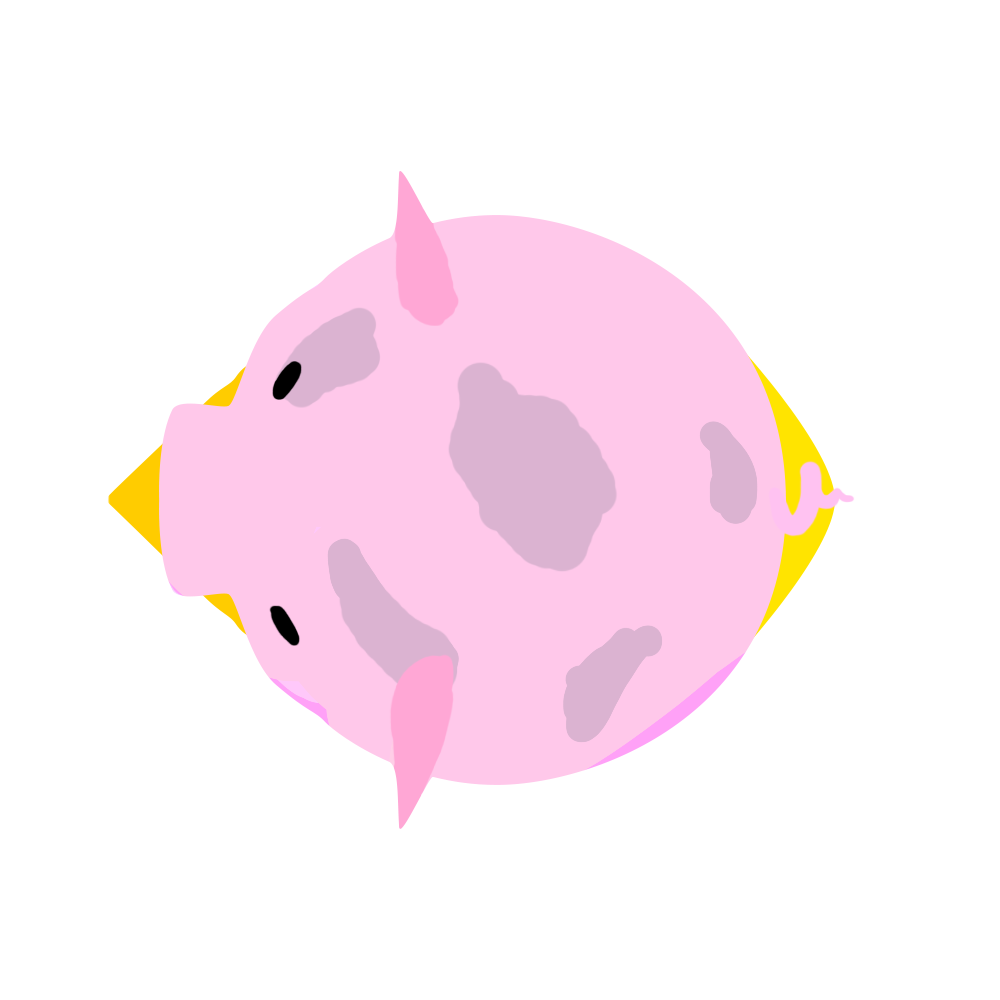
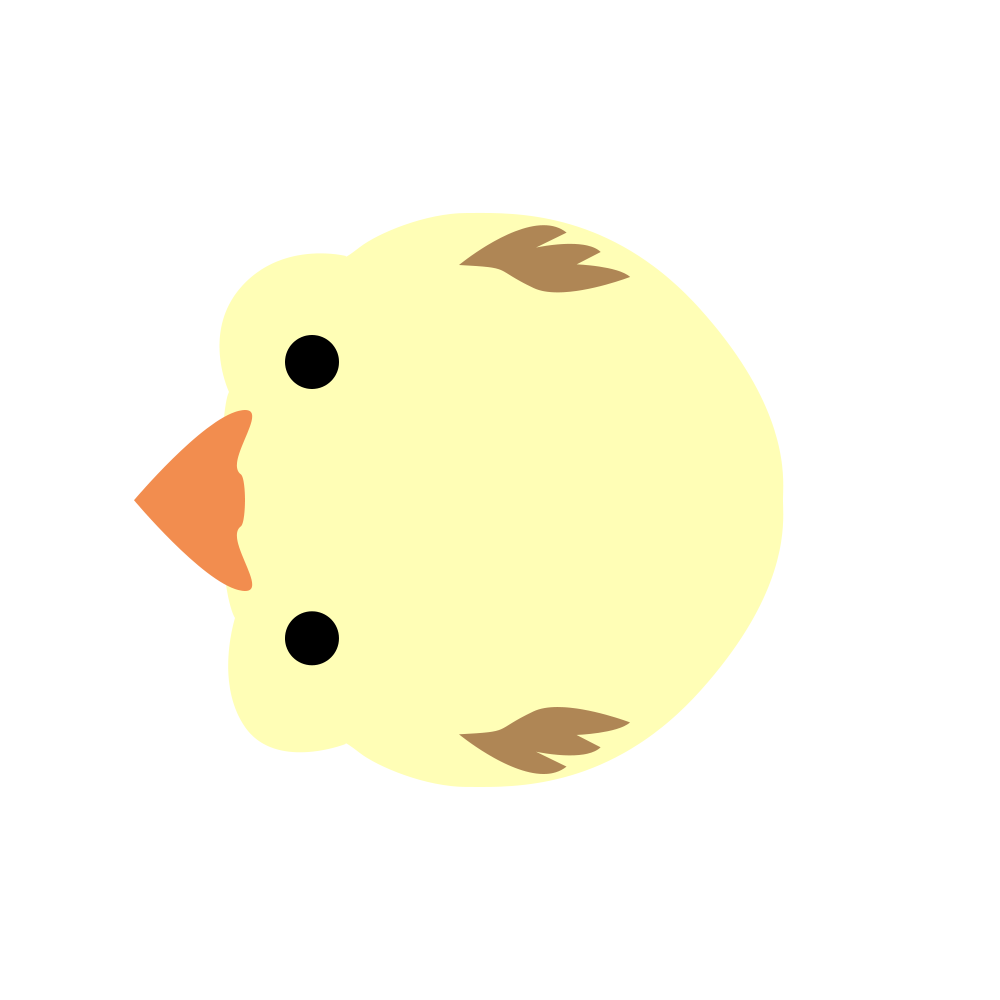
Layered file, before and after one edit (1000x1000). Changes by layer:
hid group "Schwein" (6 layers) over [159, 171, 855, 829]
hid "Ebene 15 Kopie" over [159, 171, 855, 829]
renamed "Ebene 12 Kopie" to "Vogel 2", hid it over [107, 216, 835, 784]
added layer "Vogel 3-polished" in group "Vogel" over [134, 212, 784, 787]
hid "Hintergrund" over [107, 171, 855, 829]
